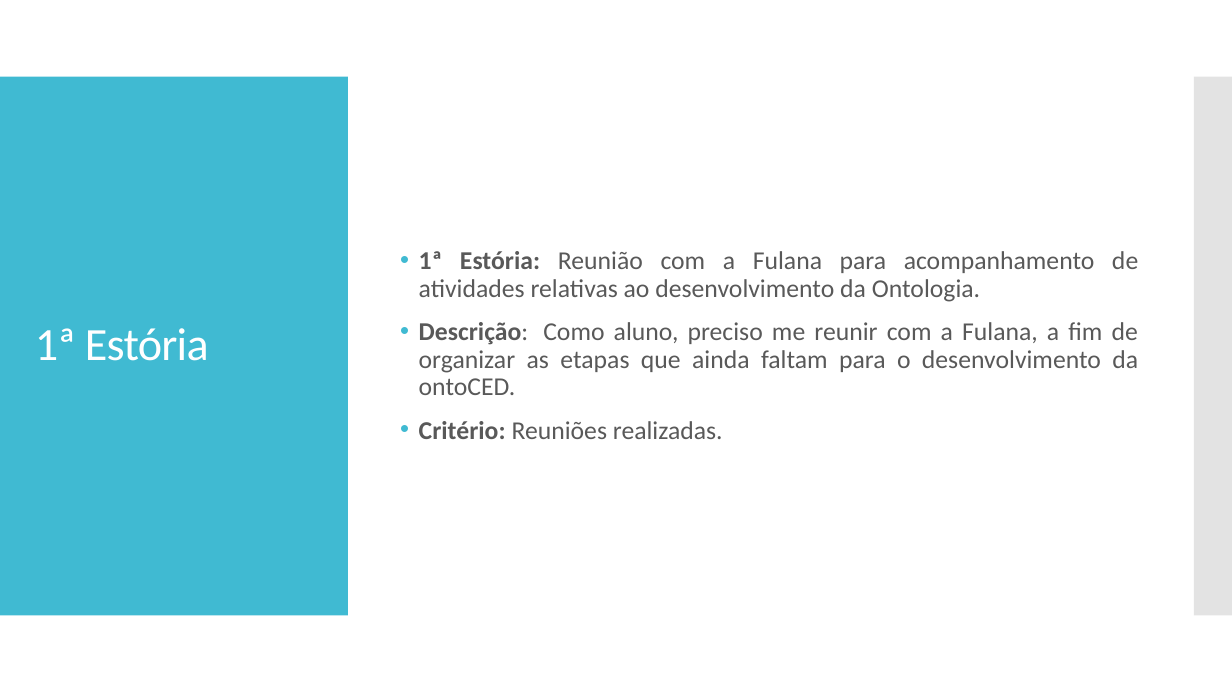
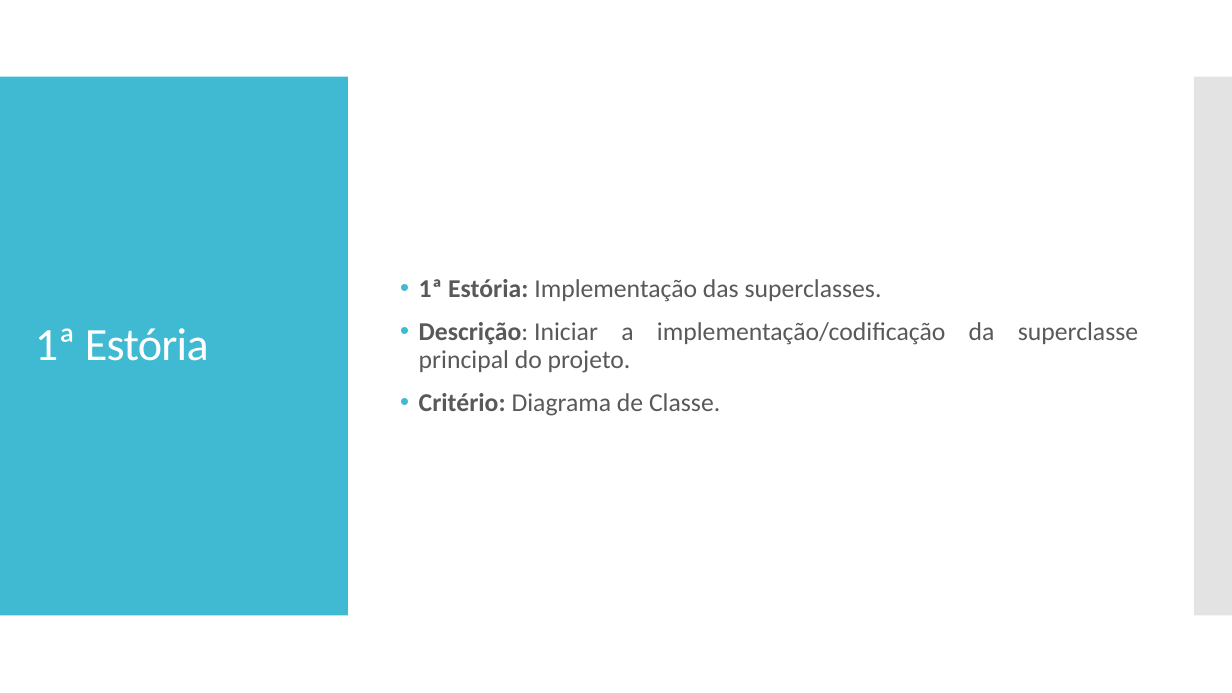
Before and after one commit to AlexandroGonSan/Projeto_final_POO_2018.2, a slide deck: slide 6 of Sprints/Sprint_001 da equipe.pptx. Drawn at 1232x693 pixels with LibreOffice and Linux fonts; fonts in the diff are those of the drawing. Boxes give left, top, right and bottom in pixels: in the first picture for what was removed or moved away, otherwise in the second. Text is boxed around its words. In the diff, an @@ line names an element or a change of style, - is before the commit and + after.

```diff
--- a/Sprints/Sprint_001 da equipe.pptx
+++ b/Sprints/Sprint_001 da equipe.pptx
@@ text at <box>419,279,1138,416</box>: text changed @@
-• 1ª Estória: Reunião com a Fulana para acompanhamento de atividades relativas ao desenvolvimento da Ontologia.
-• Descrição: Como aluno, preciso me reunir com a Fulana, a fim de organizar as etapas que ainda faltam para o desenvolvimento da ontoCED.
-• Critério: Reuniões realizadas.
+• 1ª Estória: Implementação das superclasses.
+• Descrição: Iniciar a implementação/codificação da superclasse principal do projeto.
+• Critério: Diagrama de Classe.
```
Also in this commit, not shown: 1 other slide changed.
